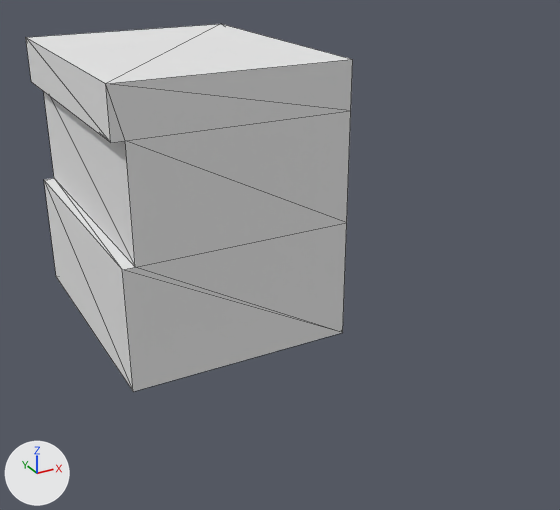
Before and after pictures for a commit that changed the OBJ model Assets/Map Components/Buildings/Gym/gym-96.obj.
The view is the same before and after, from a 50 mm lens placed at (-4.45, -7.73, 6.85), pointed at (1.06, 2.28, 1.84). Arrows for +X, +Y and +Z are at lower left; the lights stay in place. Mesh edges are drawn as thin lines. Where no turn or scale is listed for an object, it has been applied to the vertices. Vertices at the same position are counted once.

The first picture shows 'Untitled'.
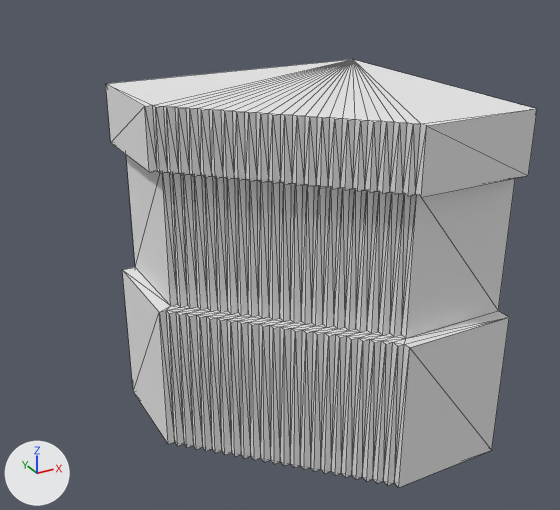
The change in detail:
me_untitled is used by ob_untitled; location (0.0, 0.0, 0.0).
me_untitled had 20 vertices, 36 faces and spanned x -1.5..2.4, y 2.4..7.2, z 0.0..4.8.
me_untitled now has 294 vertices, 584 faces and spans x -1.5..2.4, y -1.4..2.4, z 0.0..4.8.
me_untitled part 1: 284 vertices added at x -1.5..2.4, y -1.4..1.0, z 0.0..4.8.
me_untitled part 2: 10 vertices removed from x -1.5..2.4, y 7.2, z 0.0..4.8.

Where the change shows, as pixel boxes [x1, y1, x2, y2] in the pictures (560 x 510 px):
'Untitled', reshaped (32% wider, 16% taller)
    before: [26, 24, 353, 392]
    after: [106, 59, 537, 487]
part 1 of me_untitled, added
    after: [106, 59, 537, 487]
part 2 of me_untitled, deleted
    before: [26, 24, 352, 391]
